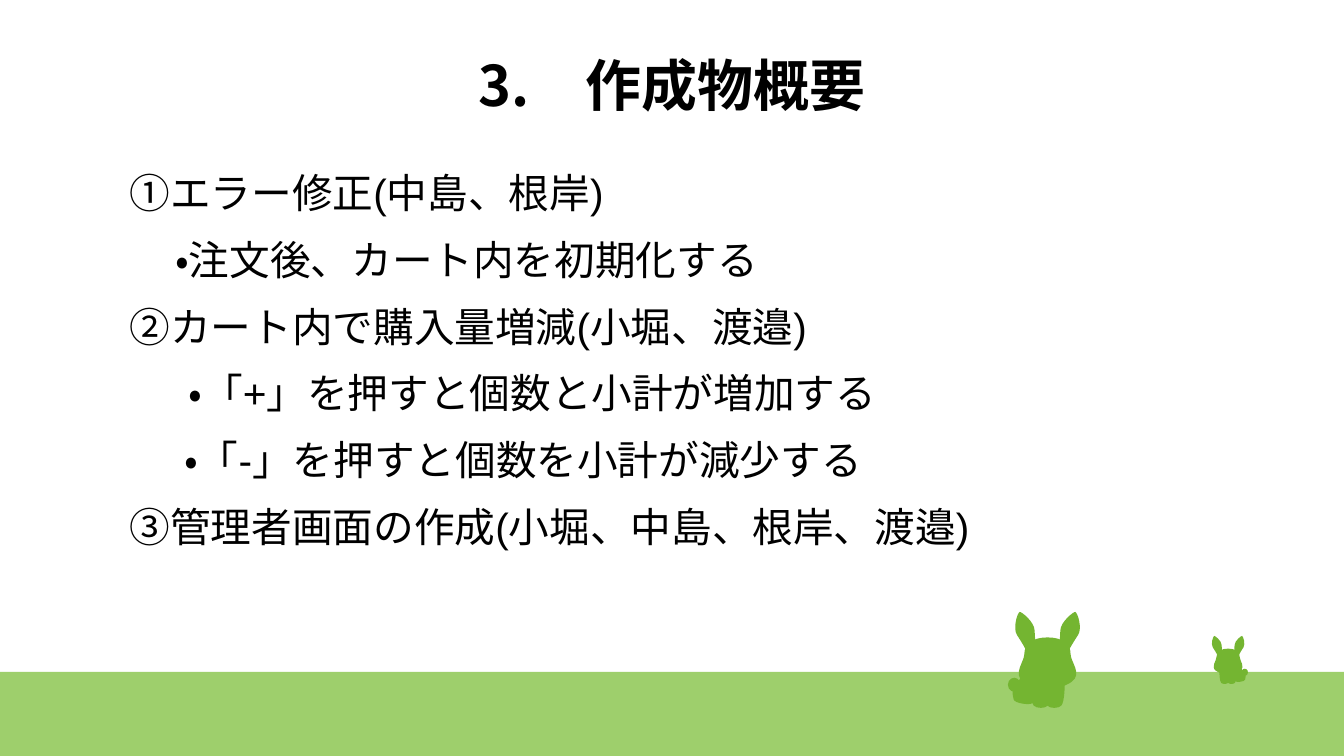
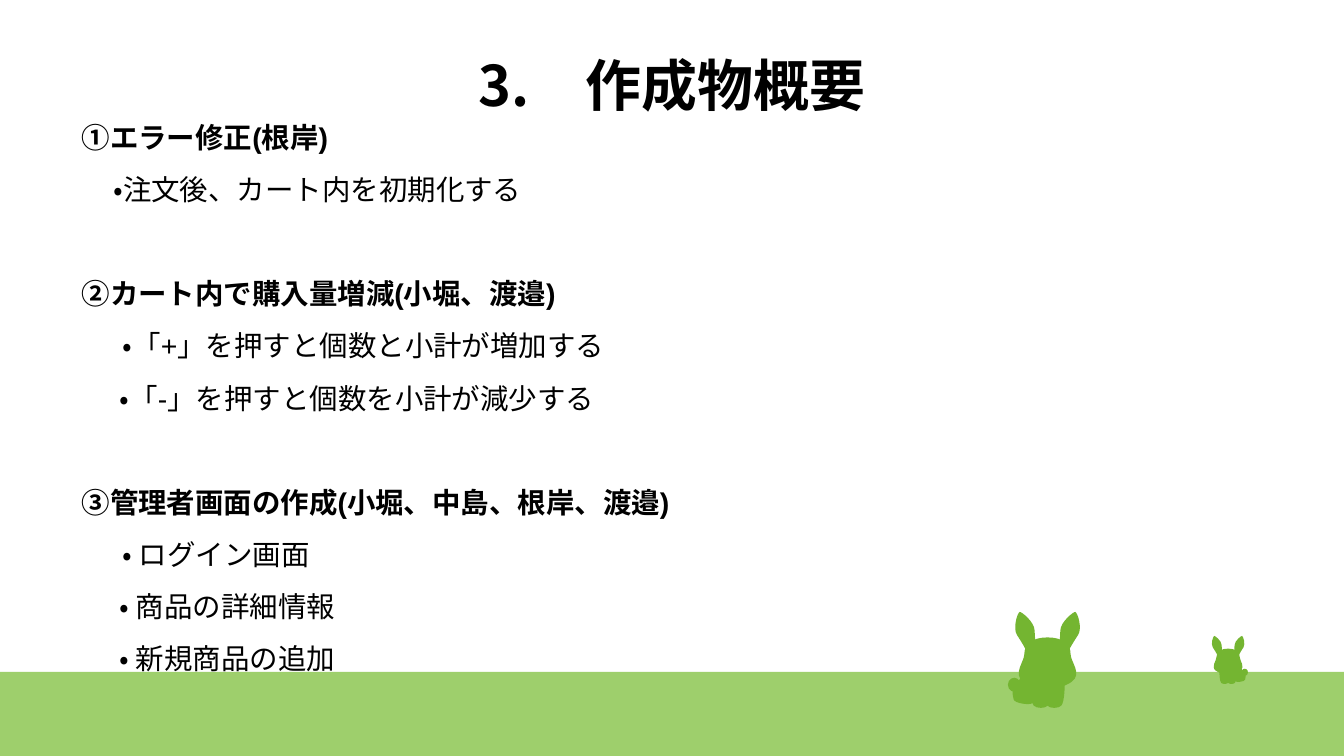
Before and after one commit to 17bd089s/shopping, a slide deck: slide 9 of document/発表スライド改.odp (slide 5 before the commit). Drawn at 1344x756 pixels with LibreOffice and Linux fonts; fonts in the diff are those of the drawing. Boxes give left, top, right and bottom in pixels: in the first picture for what was removed or moved away, otherwise in the second. Text is boxed around its words. In the diff, an @@ line names an element or a change of style, - is before the commit and + after.

```diff
--- a/document/発表スライド改.odp
+++ b/document/発表スライド改.odp
@@ text "①エラー修正(根岸)" moved from (x1=130, y1=173, x2=970, y2=551) to (x1=82, y1=123, x2=670, y2=620) @@
@@ text at (x1=82, y1=123, x2=328, y2=154): text changed; size 24 to 16.8 pt; bold on @@
-①エラー修正(中島、根岸)
+①エラー修正(根岸)
@@ text at (x1=82, y1=176, x2=670, y2=519): size 24 to 16.8 pt in "・注文後、カート内を初期化する", "②カート内で購入量増減(小堀、渡邉)", "・「+」を押すと個数と小計が増加する", "・「-」を押すと個数を小計が減少する" and 1 more places; bold on in "②カート内で購入量増減(小堀、渡邉)", "③管理者画面の作成(小堀、中島、根岸、渡邉)" @@
@@ text at (x1=120, y1=541, x2=335, y2=620): paragraphs added @@
+・ ログイン画面
+・ 商品の詳細情報
+・ 新規商品の追加
```
Also in this commit, not shown: 10 other slides changed, 2 slides added, 2 slides removed.
